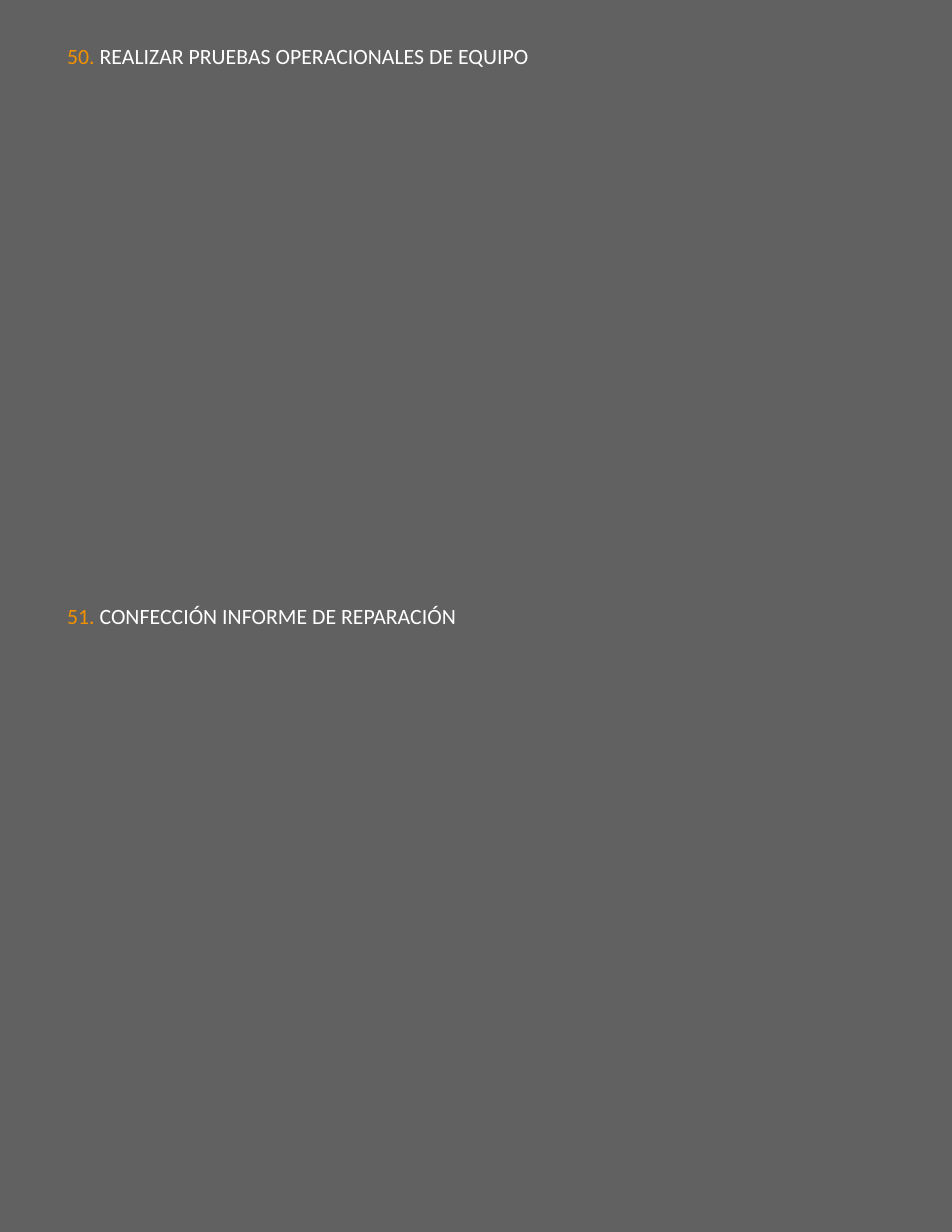
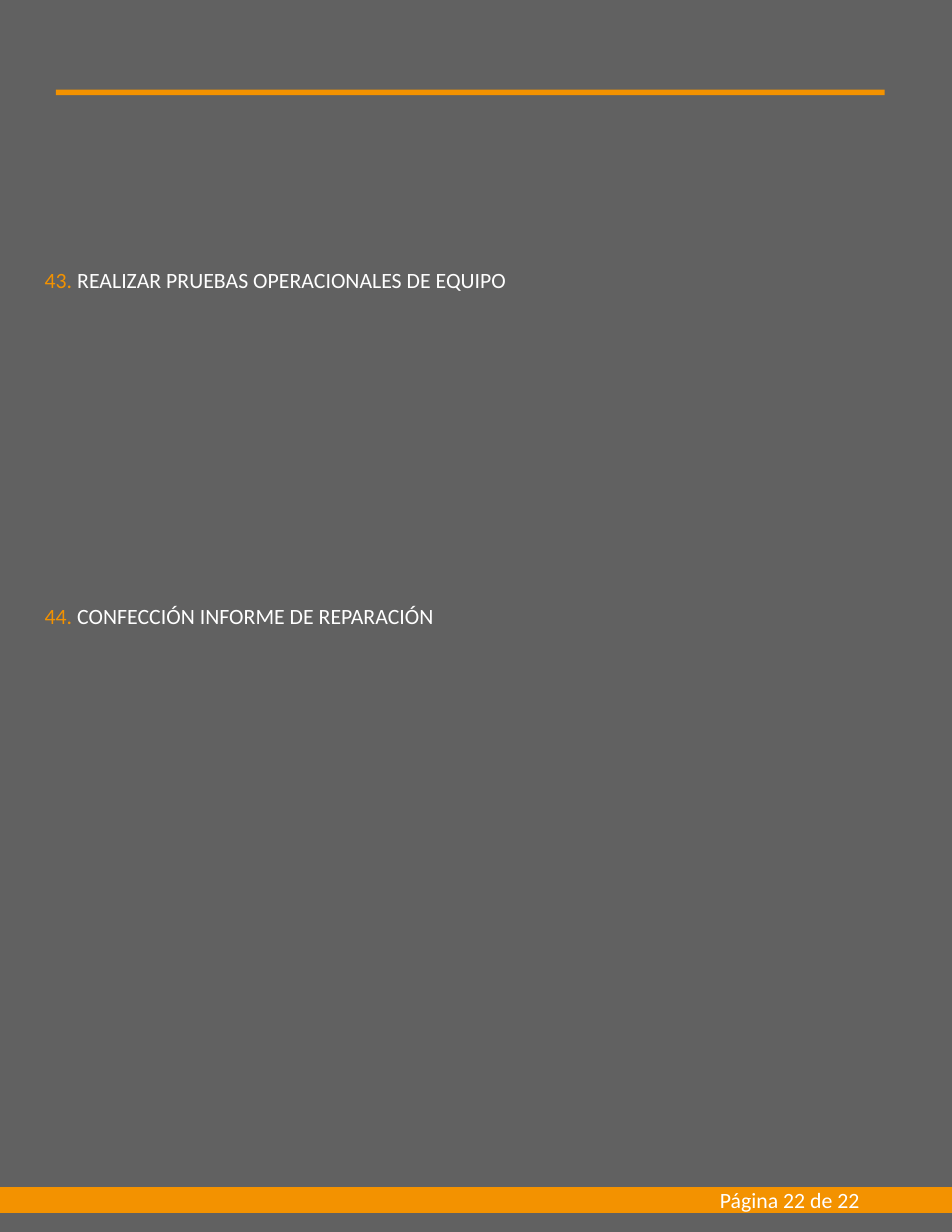
Before and after one commit to AlexanderMaverick/automated-report-excel-to-ppt, a slide deck: slide 22 of assets/archivo.pptx. Drawn at 952x1232 pixels with LibreOffice and Linux fonts; fonts in the diff are those of the drawing. Boxes give left, top, right and bottom in pixels: in the first picture for what was removed or moved away, otherwise in the second. Text is boxed around its words. In the diff, an @@ line names an element or a change of style, - is before the commit and + after.

```diff
--- a/assets/archivo.pptx
+++ b/assets/archivo.pptx
@@ rectangle added at box(56, 90, 885, 95), fill #F39200 @@
@@ text at box(45, 274, 506, 291): text changed @@
-50. REALIZAR PRUEBAS OPERACIONALES DE EQUIPO
+43. REALIZAR PRUEBAS OPERACIONALES DE EQUIPO
@@ text at box(45, 606, 434, 624): text changed @@
-51. CONFECCIÓN INFORME DE REPARACIÓN
+44. CONFECCIÓN INFORME DE REPARACIÓN
@@ rectangle added at box(0, 1187, 952, 1213), fill #F39200 @@
@@ text added at box(720, 1193, 859, 1214), 14 pt, text #FFFFFF @@
+Página 22 de 22
```
Also in this commit, not shown: 21 other slides changed, 2 other files.
